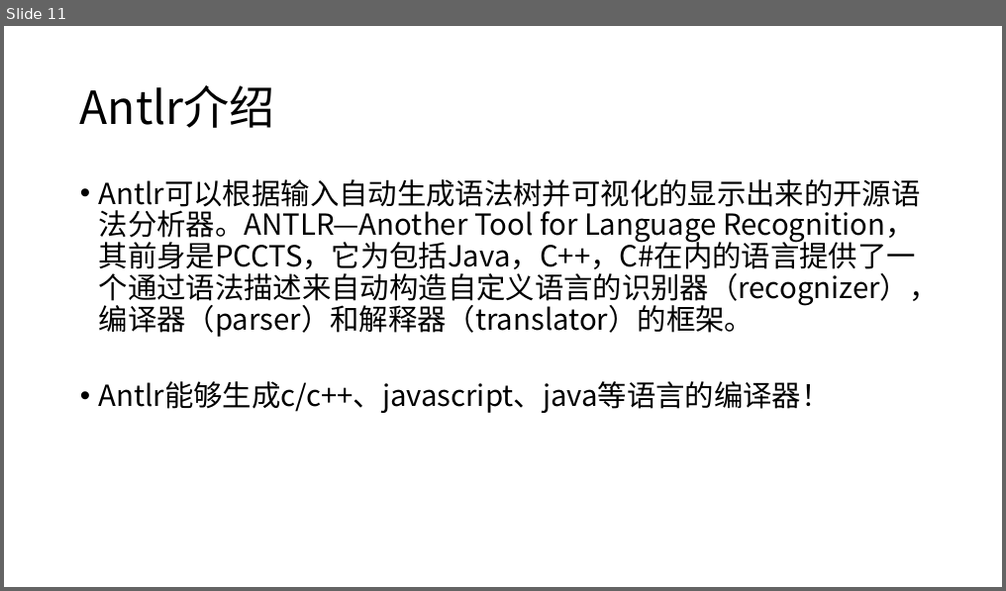
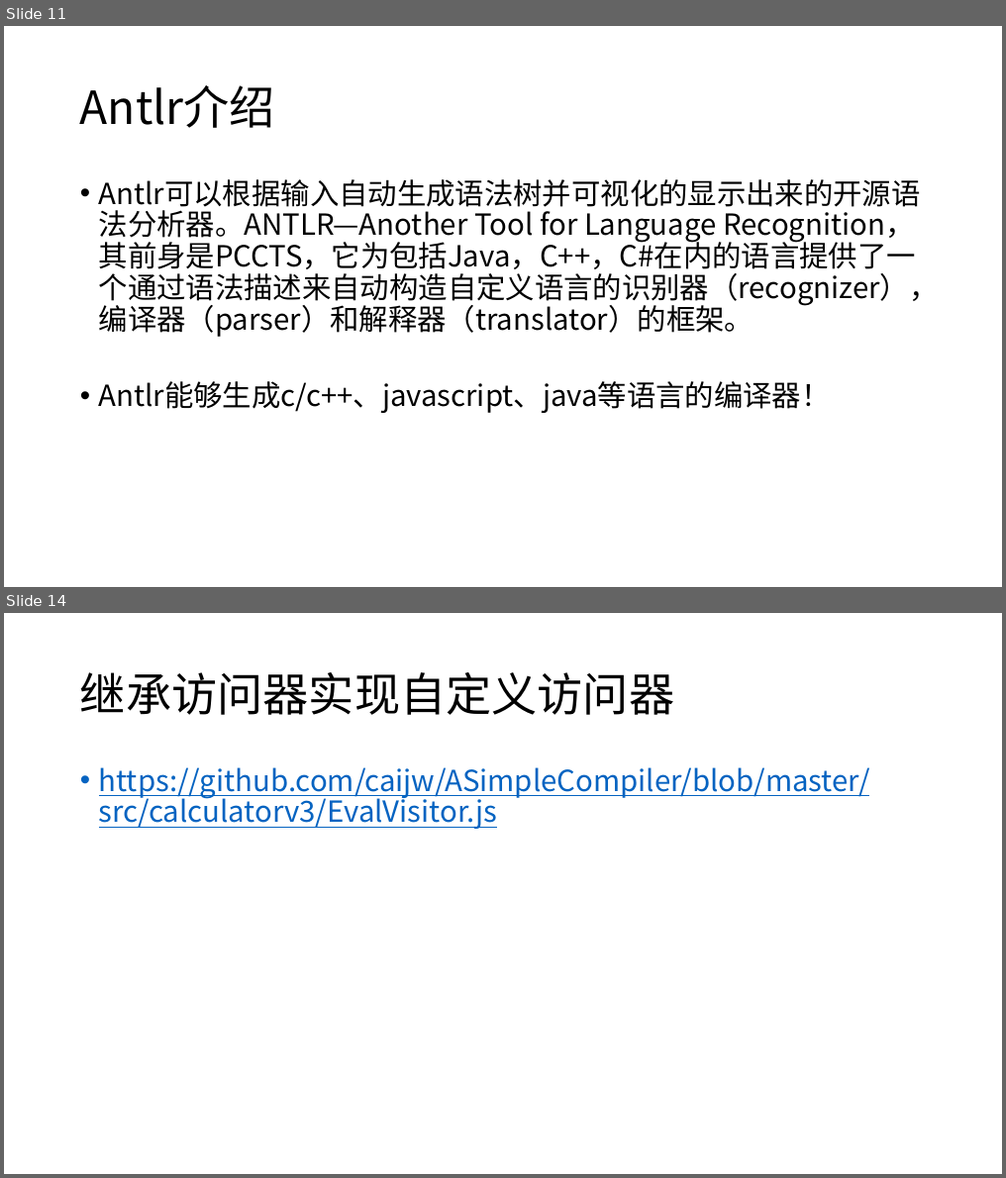
Before and after one commit to caijw/ASimpleCompiler, a slide deck: doc/talk.pptx. Shown one above the other, each under a label of ours: slide 11 before the commit, slides 11 and 14 after it; the slides between them are not shown. The pictures are 1006x591 and 1006x1178 pixels, drawn with LibreOffice and Linux fonts; fonts in the diff are those of the drawing. Boxes give left, top, right and bottom in pixels: in the first picture for what was removed or moved away, otherwise in the second. Text is boxed around its words. In the diff, an @@ line names an element or a change of style, - is before the commit and + after.

```diff
--- a/doc/talk.pptx
+++ b/doc/talk.pptx
@@ slide 14 added at (4, 613, 1002, 1174), background #FFFFFF @@
@@ title added at (80, 672, 675, 715), 44 pt, text #000000 @@
+继承访问器实现自定义访问器
@@ text added at (99, 767, 870, 829), 28 pt, text #0563C1, underline @@
+• https://github.com/caijw/ASimpleCompiler/blob/master/src/calculatorv3/EvalVisitor.js
```
Also in this commit, not shown: 1 slide changed, 5 other slides added, 2 slides removed, 1 other file.
